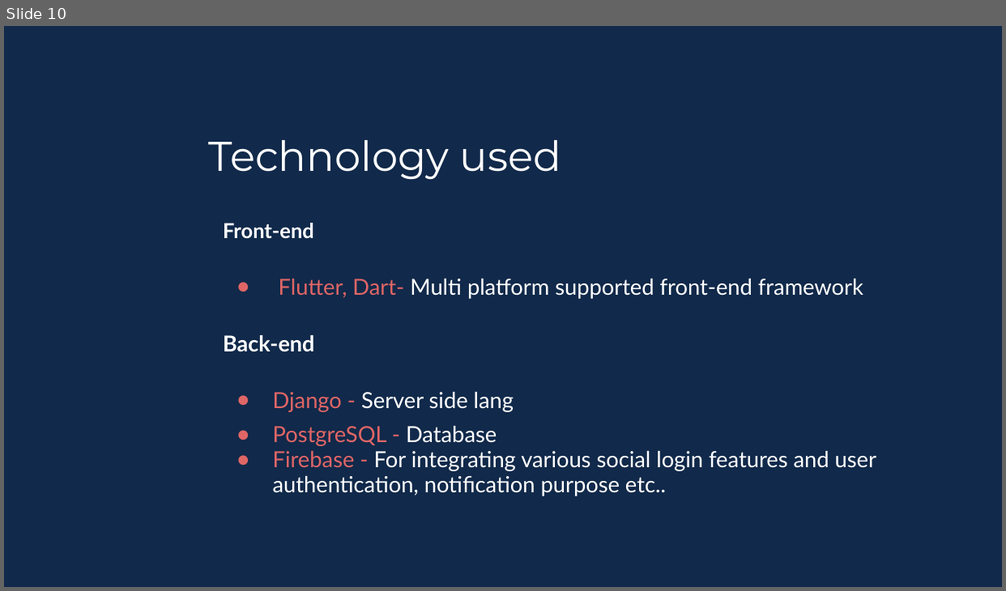
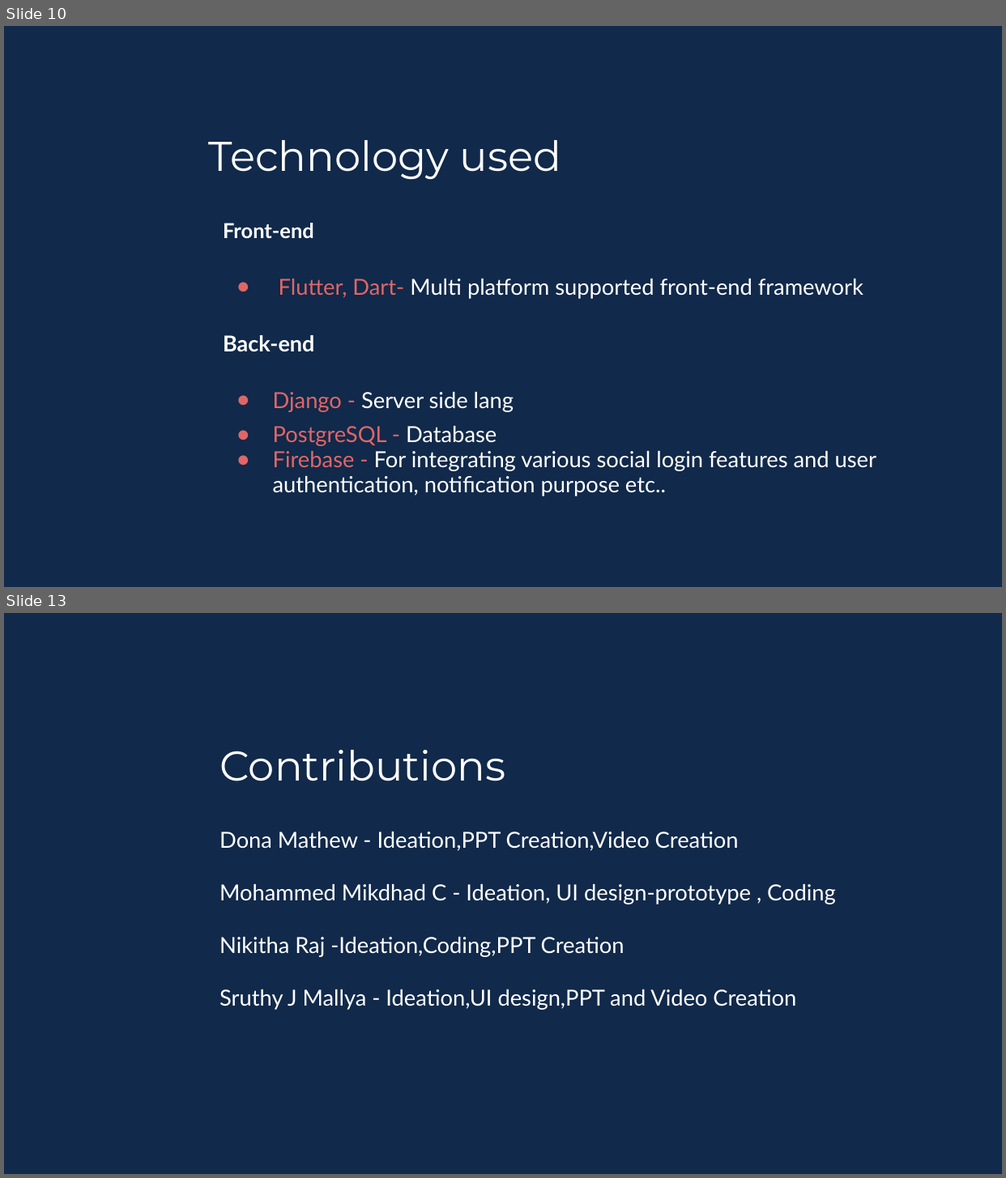
Before and after one commit to NikithaRajS/2021_IBM_Code_Challenge_SmartPay, a slide deck: presentation/IBM_ISL_Presentation_Mark III_SmartPay.pptx. Shown one above the other, each under a label of ours: slide 10 before the commit, slides 10 and 13 after it; the slides between them are not shown. The pictures are 1006x591 and 1006x1178 pixels, drawn with LibreOffice and Linux fonts; fonts in the diff are those of the drawing; background and template pictures are left out. Boxes give left, top, right and bottom in pixels: in the first picture for what was removed or moved away, otherwise in the second. Text is boxed around its words. In the diff, an @@ line names an element or a change of style, - is before the commit and + after.

```diff
--- a/presentation/IBM_ISL_Presentation_Mark III_SmartPay.pptx
+++ b/presentation/IBM_ISL_Presentation_Mark III_SmartPay.pptx
@@ slide 13 added at (x1=4, y1=613, x2=1002, y2=1174), background #1B212C; not listed: 1 template element that a slide beside it also shows @@
@@ title added at (x1=219, y1=750, x2=505, y2=781), 30 pt, text #FFFFFF @@
+Contributions
@@ text added at (x1=219, y1=832, x2=836, y2=1010), 16 pt, text #FFFFFF @@
+Dona Mathew - Ideation,PPT Creation,Video Creation
+Mohammed Mikdhad C - Ideation, UI design-prototype , Coding
+Nikitha Raj -Ideation,Coding,PPT Creation
+Sruthy J Mallya - Ideation,UI design,PPT and Video Creation
```
Also in this commit, not shown: 8 slides changed.
